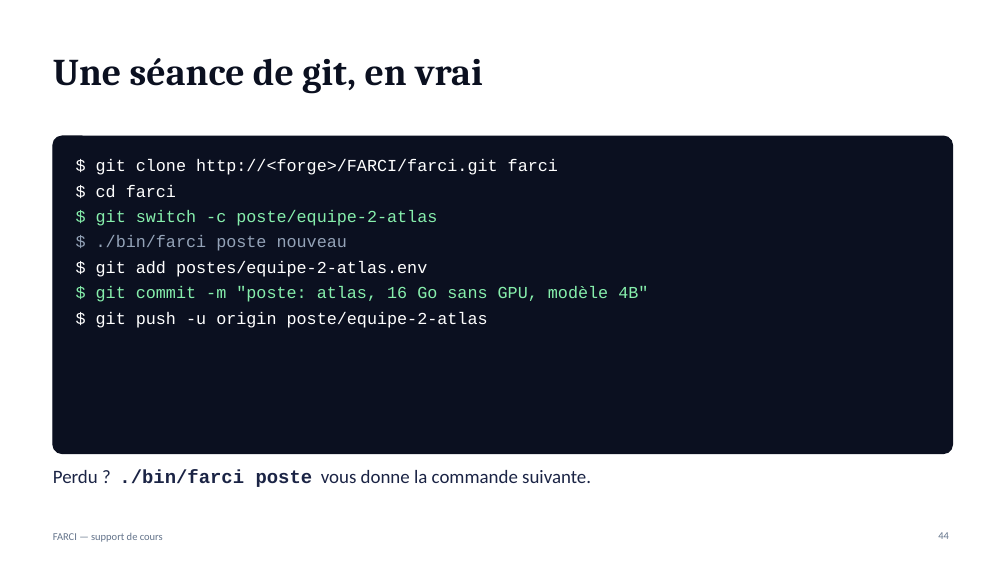
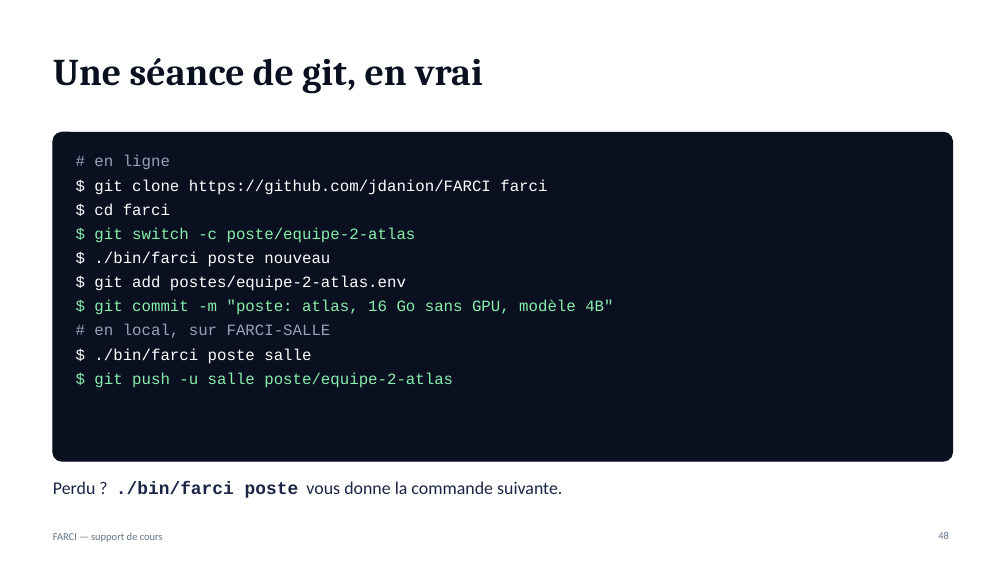
Before and after one commit to jdanion/FARCI, a slide deck: slide 48 of docs/support/FARCI-support-de-cours.pptx (slide 44 before the commit). Drawn at 1008x567 pixels with LibreOffice and Linux fonts; fonts in the diff are those of the drawing. Boxes give left, top, right and bottom in pixels: in the first picture for what was removed or moved away, otherwise in the second. Text is boxed around its words. In the diff, an @@ line names an element or a change of style, - is before the commit and + after.

```diff
--- a/docs/support/FARCI-support-de-cours.pptx
+++ b/docs/support/FARCI-support-de-cours.pptx
@@ rounded rectangle: place and size @@
-rounded rectangle at box(53, 136, 953, 454)
+rounded rectangle at box(53, 132, 953, 461)
@@ rounded rectangle at box(53, 132, 953, 461): proportions changed @@
@@ text at box(94, 155, 547, 195): text changed; size 16 to 15 pt @@
-$ git clone http://<forge>/FARCI/farci.git farci
+# en ligne
+$ git clone https://github.com/jdanion/FARCI farci
@@ text at box(94, 203, 613, 315): size 16 to 15 pt in "$ cd farci", "$ git switch -c poste/equipe-2-atlas", "$ ./bin/farci poste nouveau", "$ git add postes/equipe-2-atlas.env" and 1 more places; text colour #94A3B8 to #FFFFFF in "$ ./bin/farci poste nouveau" @@
@@ text at box(94, 324, 453, 388): text changed; size 16 to 15 pt; text colour #FFFFFF to #86EFAC @@
-$ git push -u origin poste/equipe-2-atlas
+# en local, sur FARCI-SALLE
+$ ./bin/farci poste salle
+$ git push -u salle poste/equipe-2-atlas
@@ text "Perdu ? ./bin/farci poste vous ...": place and size @@
-text "Perdu ? ./bin/farci poste vous ..." at box(53, 470, 591, 487)
+text "Perdu ? ./bin/farci poste vous ..." at box(53, 481, 562, 498)
@@ text "Perdu ? ./bin/farci poste vous ..." at box(53, 481, 562, 498): size 18 to 17 pt @@
@@ page number at box(938, 532, 949, 539): text changed @@
-44
+48
```
Also in this commit, not shown: 8 other slides changed, 4 slides added, 30 other files.
